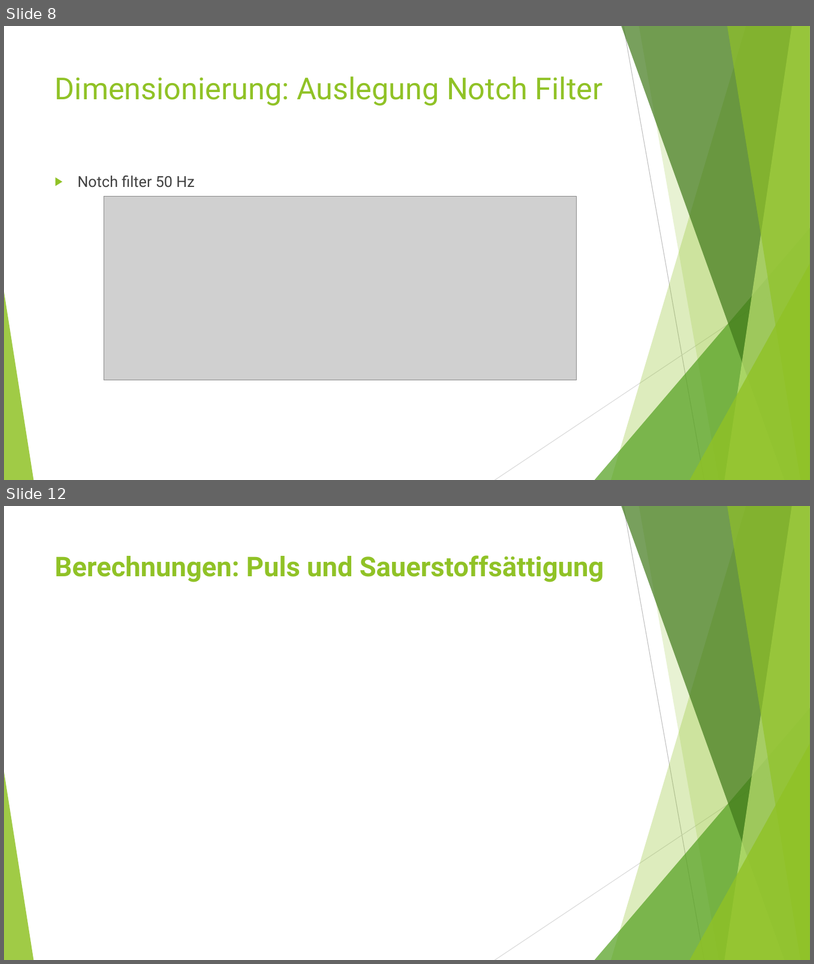
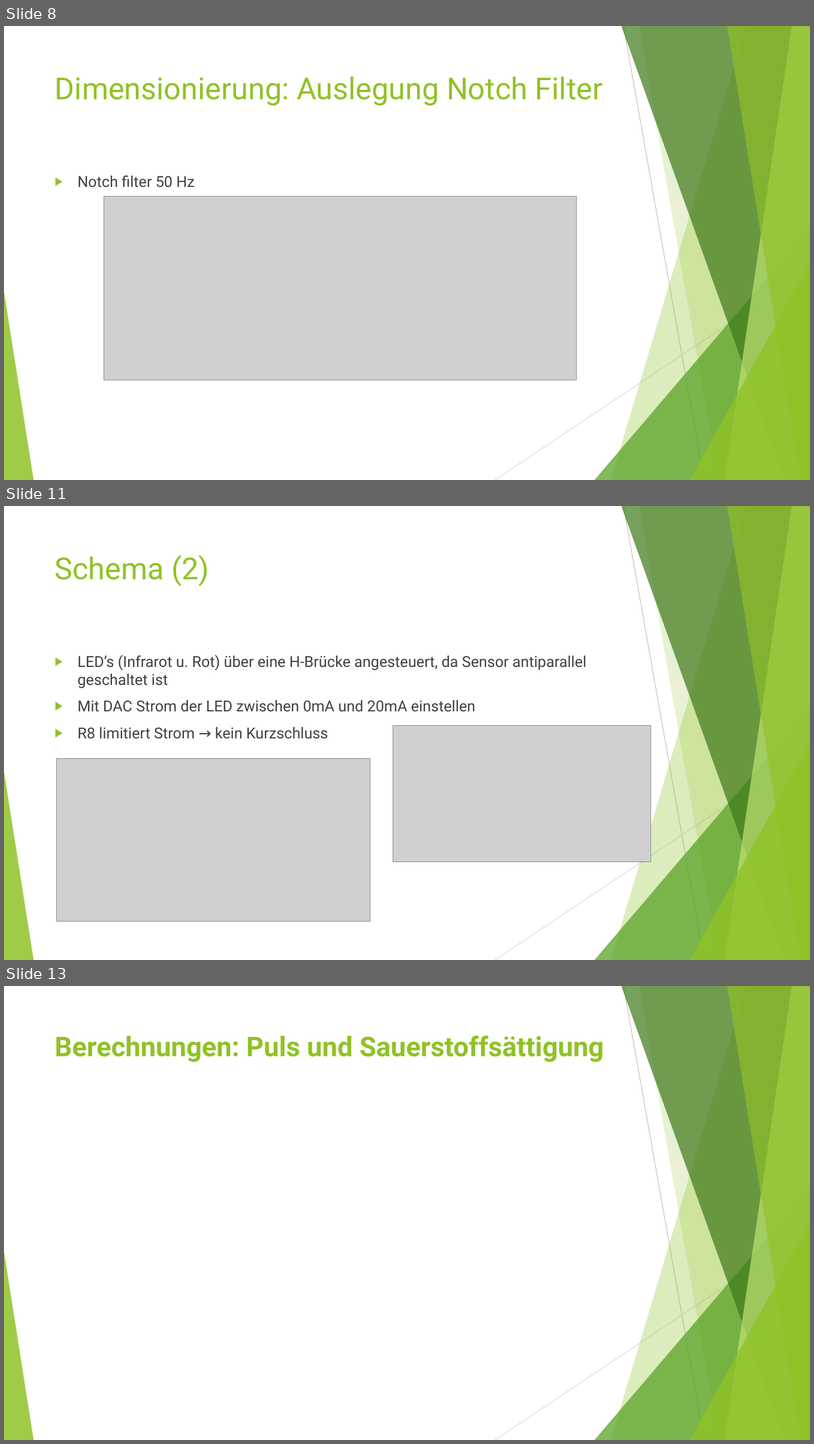
Before and after one commit to gheimsch/Pulse_oximetry, a slide deck: Bericht/Oxymeter.pptx. Shown one above the other, each under a label of ours: slides 8 and 12 before the commit, slides 8, 11 and 13 after it; the slides between them are not shown. The pictures are 814x964 and 814x1444 pixels, drawn with LibreOffice and Linux fonts; fonts in the diff are those of the drawing; grey boxes stand for pictures. Boxes give left, top, right and bottom in pixels: in the first picture for what was removed or moved away, otherwise in the second. Text is boxed around its words. In the diff, an @@ line names an element or a change of style, - is before the commit and + after.

```diff
--- a/Bericht/Oxymeter.pptx
+++ b/Bericht/Oxymeter.pptx
@@ slide 11 added at [4, 506, 810, 960], background #FFFFFF; not listed: 10 template elements that a slide beside it also shows @@
@@ title added at [55, 555, 209, 586], 36 pt, text #90C226 @@
+Schema (2)
@@ text added at [78, 655, 587, 739], 18 pt, text #404040 @@
+▶ LED’s (Infrarot u. Rot) über eine H-Brücke angesteuert, da Sensor antiparallel geschaltet ist
+▶ Mit DAC Strom der LED zwischen 0mA und 20mA einstellen
+▶ R8 limitiert Strom → kein Kurzschluss
@@ picture added at [393, 726, 651, 861] @@
@@ picture added at [57, 758, 371, 921] @@
@@ what was slide 12 is now slide 13 @@
```
Also in this commit, not shown: 6 slides changed, 1 other slide added, 1 slide removed, 1 other file.
